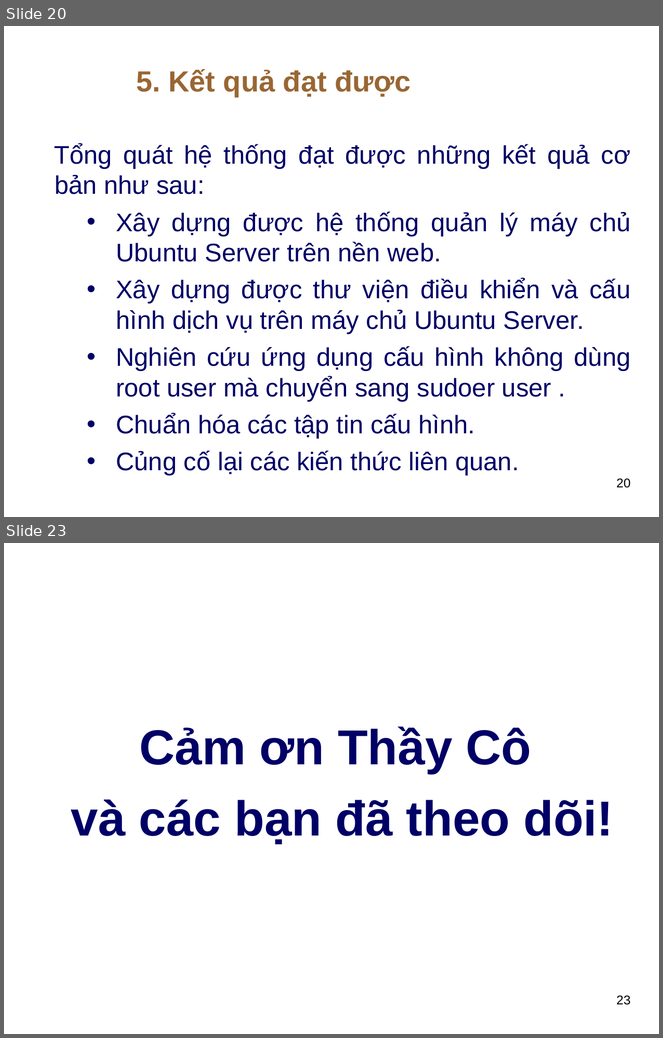
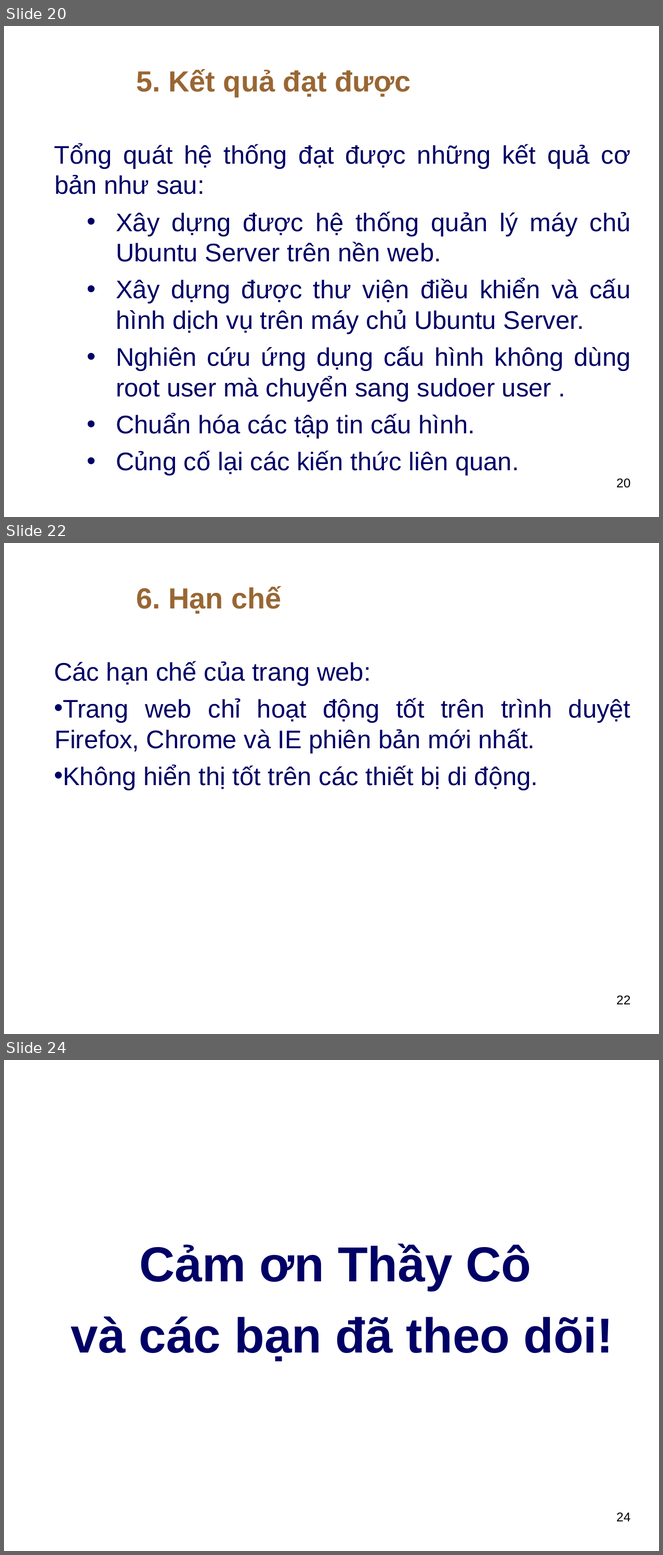
Before and after one commit to thuhuynh4393/testfrontend, a slide deck: Thu HUynh - SLide bao cao.ppt. Shown one above the other, each under a label of ours: slides 20 and 23 before the commit, slides 20, 22 and 24 after it; the slides between them are not shown. The pictures are 663x1038 and 663x1555 pixels, drawn with LibreOffice and Linux fonts; fonts in the diff are those of the drawing; background and template pictures are left out. Boxes give left, top, right and bottom in pixels: in the first picture for what was removed or moved away, otherwise in the second. Text is boxed around its words. In the diff, an @@ line names an element or a change of style, - is before the commit and + after.

```diff
--- a/Thu HUynh - SLide bao cao.ppt
+++ b/Thu HUynh - SLide bao cao.ppt
@@ slide 22 added at (4, 543, 659, 1034), background picture (left out) @@
@@ title added at (136, 586, 282, 614), 32 pt, text #996633, bold @@
+6. Hạn chế
@@ text added at (54, 661, 631, 791), 28 pt, text #000066 @@
+  Các hạn chế của trang web:
+  • Trang web chỉ hoạt động tốt trên trình duyệt Firefox, Chrome và IE phiên bản mới nhất.
+  • Không hiển thị tốt trên các thiết bị di động.
@@ page number added at (617, 996, 631, 1005), 14 pt, text #000000 @@
+22
@@ what was slide 23 is now slide 24 @@
@@ page number at (617, 1513, 631, 1522): text changed @@
-23
+24
```
Also in this commit, not shown: 4 slides changed.
